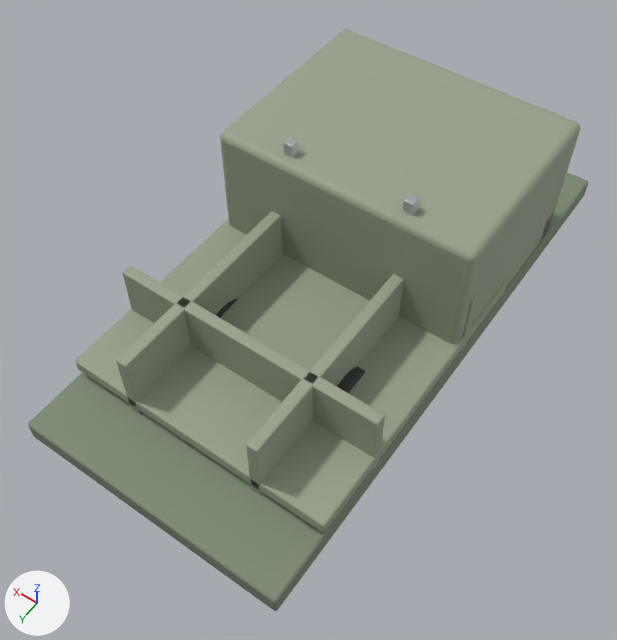
A saved change to the glTF model public/assets/models/fieldvision-utility-vehicle.glb.
One viewpoint serves both versions: a 50 mm camera at (-4.06, 6.42, 9.61) aimed at (-0.06, 0.83, 0.81). Arrows for +X, +Y and +Z are at lower left; the lights stay in place. The first picture is the older version. Where no turn or scale is listed for an object, it has been applied to the vertices. Vertices at exactly the same position are counted once.

Names of what the first picture shows: 'BedFloor', 'BedRailFront', 'BedRailL', 'BedRailR', 'BedRailTail', 'Cab', 'Chassis', 'Tire_1.0_1.45' and 4 more.
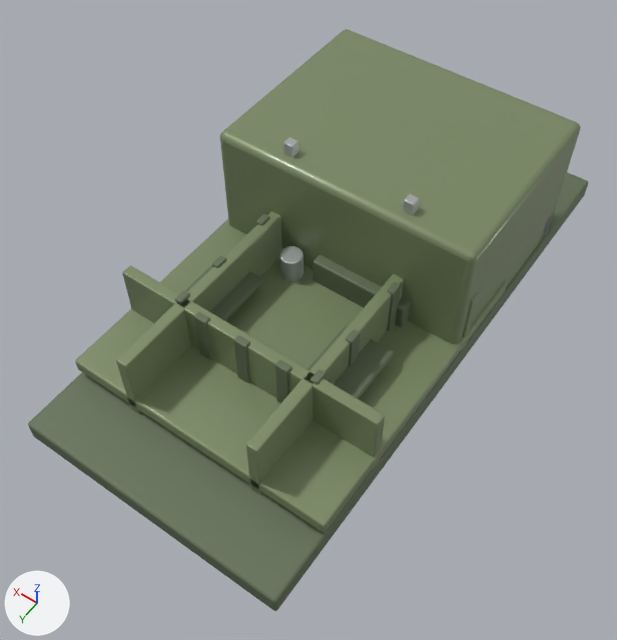
Where the change shows, as pixel boxes (x1, y1, x2, y2) in the pictures (617 x 640 px):
'Cab', recoloured (grey to green)
    both: (220, 29, 580, 344)
'BedFloor', recoloured (grey to green)
    both: (75, 219, 507, 532)
'Chassis', recoloured
    both: (28, 172, 588, 611)
'BedRailTail', recoloured (grey to green)
    both: (123, 265, 385, 469)
'BedRailL', recoloured (grey to green)
    both: (116, 211, 282, 414)
'BedRailR', recoloured (grey to green)
    both: (246, 274, 404, 495)
'BedToolbox', added
    after: (313, 255, 410, 327)
'Mudguard_-1.0_1.45', added
    after: (308, 326, 394, 399)
'Mudguard_1.0_1.45', added
    after: (185, 265, 263, 321)
'BedFuelCan', added
    after: (280, 246, 304, 281)
'TailStake_1', added
    after: (234, 335, 250, 384)
'TailStake_2', added
    after: (194, 312, 212, 360)
'TailStake_0', added
    after: (275, 360, 292, 403)
'RailStakeR_1', added
    after: (387, 282, 401, 331)
'RailStakeR_2', added
    after: (345, 329, 360, 366)
'BedRailFront', recoloured (grey to green)
    both: (461, 292, 479, 350)
'RailStakeR_3', added
    after: (310, 369, 326, 384)
'RailStakeL_3', added
    after: (175, 290, 190, 304)
'RailStakeL_2', added
    after: (212, 256, 226, 268)
'RailStakeL_1', added
    after: (256, 214, 270, 226)
part 1 of me_cylinder_006, built on (mostly hidden)
    before: (216, 299, 238, 317)

Patch to the scene script:
```diff
--- a/public/assets/models/fieldvision-utility-vehicle.glb.py
+++ b/public/assets/models/fieldvision-utility-vehicle.glb.py
@@ mat_truck_body_dark @@
 mat_truck_body_dark = principled_material('Truck body dark')
-mat_truck_body_dark.base_color = (0.22, 0.27, 0.19)  # grey #818e79
+mat_truck_body_dark.base_color = (0.13, 0.17, 0.1)  # greyish green #657359
 mat_truck_body_dark.metallic = 0.14
@@ mat_truck_body @@
 mat_truck_body = principled_material('Truck body')
-mat_truck_body.base_color = (0.33, 0.38, 0.28)  # grey #9ba690
+mat_truck_body.base_color = (0.2, 0.26, 0.13)  # green #7c8b65
 mat_truck_body.metallic = 0.12
@@ me_cylinder_006 @@
-me_cylinder_006.from_pydata(...)  # 288 vertices, 572 faces; spans x -0.15..0.15, y -0.48..0.48, z -0.48..0.48
+me_cylinder_006.from_pydata(...)  # 1440 vertices, 2828 faces; spans x -0.18..0.18, y -0.496..0.496, z -0.496..0.496
+# me_cylinder_006 part 1: 288 vertices removed from x -0.15..0.15, y -0.48..0.48, z -0.48..0.48; 1440 vertices added at x -0.18..0.18, y -0.496..0.496, z -0.496..0.496
 me_cylinder_006.materials.append(mat_truck_rubber)
@@ ob_mudguard_1_0_1_45 @@
+ob_mudguard_1_0_1_45 = bpy.data.objects.new('Mudguard_1.0_1.45', me_cube_079)  # 96 vertices, 188 faces; spans x -0.36..0.36, y -0.62..0.62, z -0.045..0.045; in mat_truck_body_dark (greyish green #657359)
+ob_mudguard_1_0_1_45.location = (1.0, 1.45, 1.12)
@@ ob_mudguard__1_0_1_45 @@
+ob_mudguard__1_0_1_45 = bpy.data.objects.new('Mudguard_-1.0_1.45', me_cube_079.copy())
+ob_mudguard__1_0_1_45.location = (-1.0, 1.45, 1.12)
@@ ob_bedfuelcan @@
+ob_bedfuelcan = bpy.data.objects.new('BedFuelCan', me_cylinder_1)  # 144 vertices, 284 faces; spans x -0.158..0.158, y -0.16..0.16, z -0.21..0.21; in mat_truck_steel (light grey #bcbfc0)
+ob_bedfuelcan.location = (0.55, 0.35, 1.05)
@@ ob_bedtoolbox @@
+ob_bedtoolbox = bpy.data.objects.new('BedToolbox', me_cube_018_1)  # 96 vertices, 188 faces; spans x -0.7..0.7, y -0.35..0.35, z -0.28..0.28; in mat_truck_body_dark (greyish green #657359)
+ob_bedtoolbox.location = (-0.45, -0.05, 1.0)
@@ ob_tailstake_2 @@
+ob_tailstake_2 = bpy.data.objects.new('TailStake_2', me_cube_017_1)  # 96 vertices, 188 faces; spans x -0.09..0.09, y -0.05..0.05, z -0.58..0.58; in mat_truck_body_dark (greyish green #657359)
+ob_tailstake_2.location = (0.6, 2.06, 1.08)
@@ ob_tailstake_1 @@
+ob_tailstake_1 = bpy.data.objects.new('TailStake_1', me_cube_017_1.copy())
+ob_tailstake_1.location = (0.0, 2.06, 1.08)
@@ ob_tailstake_0 @@
+ob_tailstake_0 = bpy.data.objects.new('TailStake_0', me_cube_017_1.copy())
+ob_tailstake_0.location = (-0.6, 2.06, 1.08)
@@ ob_railstaker_3 @@
+ob_railstaker_3 = bpy.data.objects.new('RailStakeR_3', me_cube_014_1)  # 96 vertices, 188 faces; spans x -0.05..0.05, y -0.09..0.09, z -0.58..0.58; in mat_truck_body_dark (greyish green #657359)
+ob_railstaker_3.location = (-1.0, 1.95, 1.08)
@@ ob_railstakel_3 @@
+ob_railstakel_3 = bpy.data.objects.new('RailStakeL_3', me_cube_014_1.copy())
+ob_railstakel_3.location = (1.0, 1.95, 1.08)
@@ ob_railstaker_2 @@
+ob_railstaker_2 = bpy.data.objects.new('RailStakeR_2', me_cube_014_1.copy())
+ob_railstaker_2.location = (-1.0, 1.25, 1.08)
@@ ob_railstakel_2 @@
+ob_railstakel_2 = bpy.data.objects.new('RailStakeL_2', me_cube_014_1.copy())
+ob_railstakel_2.location = (1.0, 1.25, 1.08)
@@ ob_railstaker_1 @@
+ob_railstaker_1 = bpy.data.objects.new('RailStakeR_1', me_cube_014_1.copy())
+ob_railstaker_1.location = (-1.0, 0.35, 1.08)
@@ ob_railstakel_1 @@
+ob_railstakel_1 = bpy.data.objects.new('RailStakeL_1', me_cube_014_1.copy())
+ob_railstakel_1.location = (1.0, 0.35, 1.08)
```
